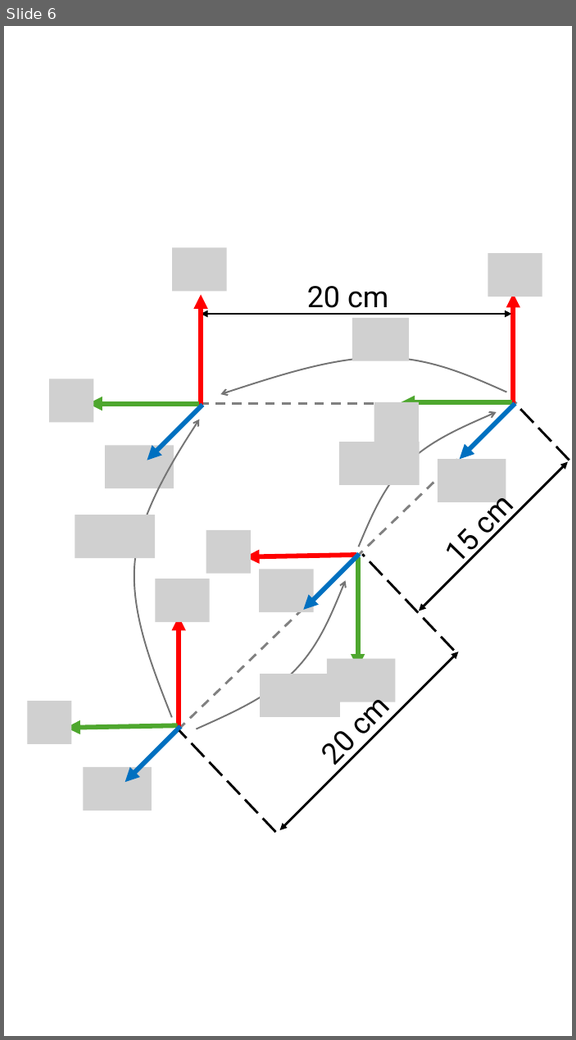
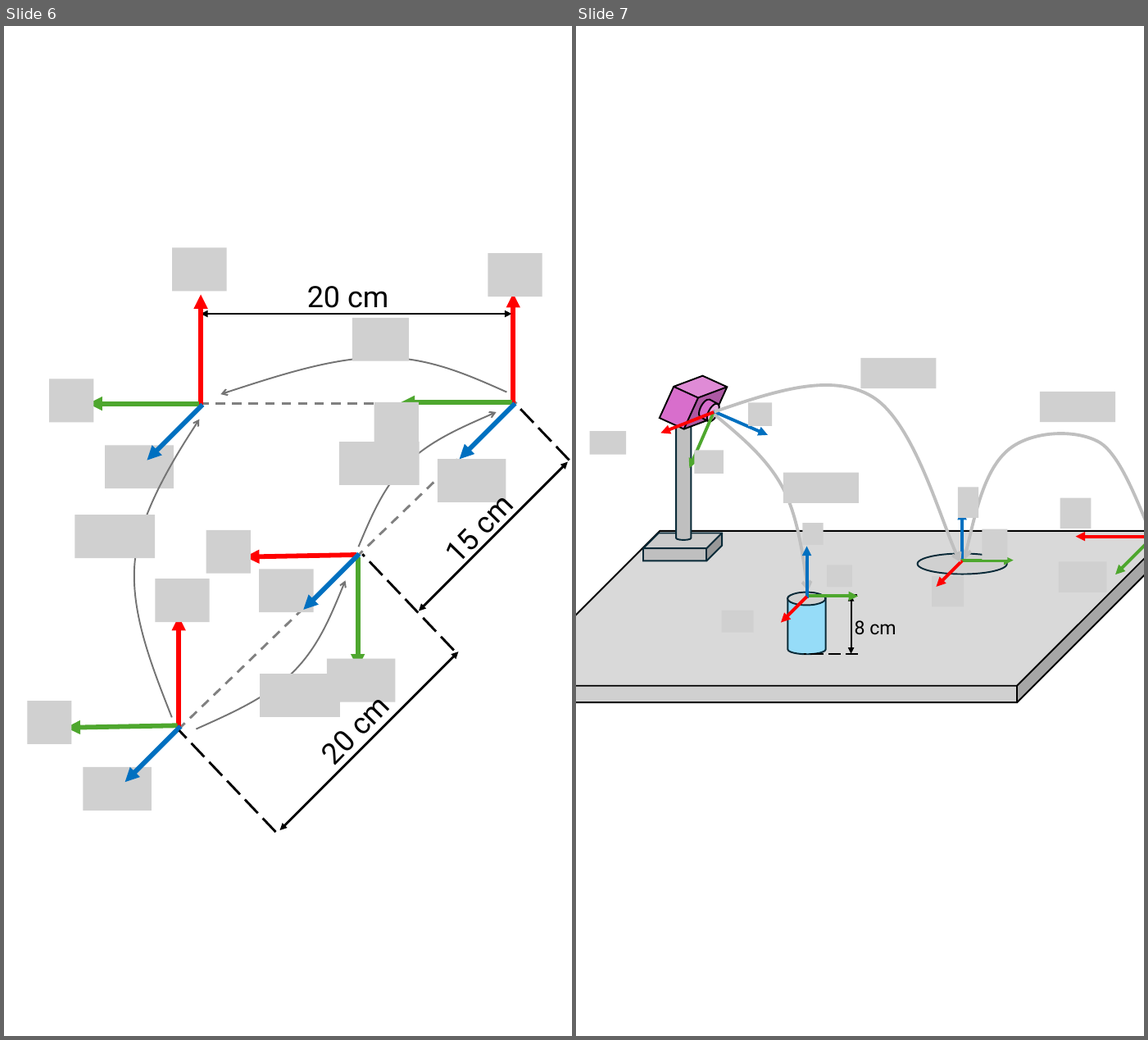
Before and after one commit to iocroblab/from_code_to_robot, a slide deck: robotics/Resources/Images/Modelling/Robot images.pptx. Shown side by side, each under a label of ours: slide 6 before the commit, slides 6 and 7 after it. The pictures are 576x1040 and 1148x1040 pixels, drawn with LibreOffice and Linux fonts; fonts in the diff are those of the drawing; grey boxes stand for pictures; background and template pictures are left out. Boxes give left, top, right and bottom in pixels: in the first picture for what was removed or moved away, otherwise in the second. Text is boxed around its words. In the diff, an @@ line names an element or a change of style, - is before the commit and + after.

```diff
--- a/robotics/Resources/Images/Modelling/Robot images.pptx
+++ b/robotics/Resources/Images/Modelling/Robot images.pptx
@@ slide 7 added at <box>576,26,1144,1036</box>, background #FFFFFF @@
@@ picture added at <box>861,358,937,388</box> @@
@@ freeform shape added at <box>715,385,961,562</box>, outline #BFBFBF 3 pt @@
@@ picture added at <box>1040,392,1116,422</box> @@
@@ group added at <box>590,402,772,474</box>: 3 arrows, 3 pictures @@
@@ group added at <box>643,367,727,561</box>: 2 cubes, 2 cylinders @@
@@ freeform shape added at <box>715,415,809,591</box>, outline #BFBFBF 3 pt @@
@@ freeform shape added at <box>965,434,1144,560</box>, outline #BFBFBF 3 pt @@
@@ picture added at <box>783,472,860,502</box> @@
@@ group added at <box>932,488,1014,607</box>: 3 arrows, 3 pictures @@
@@ picture added at <box>576,531,1144,702</box> @@
@@ group added at <box>1059,498,1144,592</box>: 2 arrows, 2 pictures @@
@@ picture added at <box>918,553,1007,574</box> @@
@@ group added at <box>721,523,896,655</box>: 4 pictures, 3 arrows, 2 lines, 1 cylinder, 1 double arrow, 1 text @@
+8 cm
```
Also in this commit, not shown: 7 other files.
